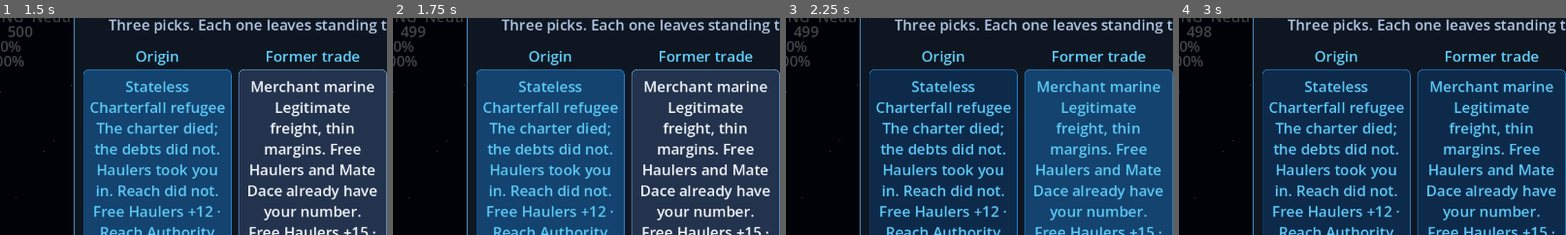
Above: before the commit, frames 1-4 (left to right).
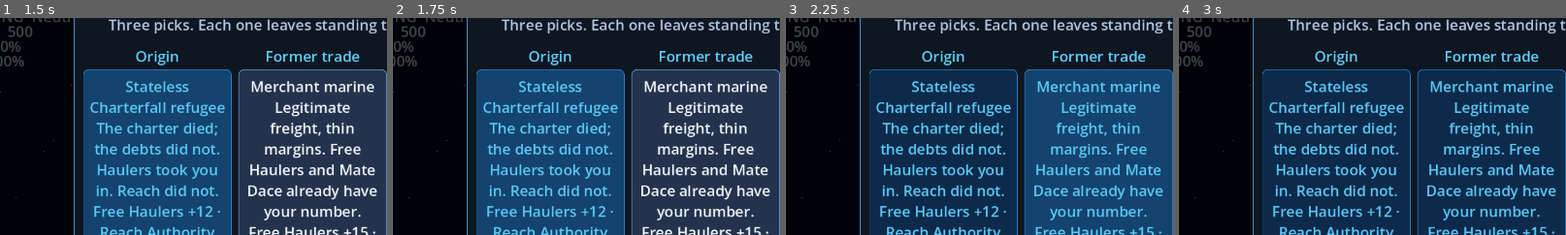
Above: after the commit, the same moments.

Repository: elmillgoa/Draywar-Alpha
Game: Godot game, scene res://src/Main.tscn
Two runs of this game, one before a commit and one after it. Both use one fixed random seed, a clock stepped at 60 frames per second and the inputs below.
Inputs:
- Up to frame 1 (1.5 s): click "New Game" at 0.5 s; click "Stateless Charterfall refugee…" at 1.25 s
- Up to frame 2 (1.75 s): no input
- Up to frame 3 (2.25 s): click "Merchant marine Legitimate fr…" at 2 s
- Up to frame 4 (3 s): click "Cancelled charter Authority s…" at 2.75 s
The pictures show only the part of the screen within x 9-59%, y 17-67%; the shares and areas given below are measured in that part.

Frame 1 is identical in both runs. In frame 2, less than 0.1% of the frame differs, in the area x 2-9%, y 3-9%; in frame 3, less than 0.1%; in frame 4, less than 0.1%.

Commit message:
REPAIR-8: making a captain no longer costs the captain money
Audit PT-2, and the pre-career half of PT-10. The world clock ran behind
the character-creation screen and life support billed 1 credit for every
second of it (measured 0.99/s at the shipping window), so a player who
read the three cards the screen asks them to read was poorer for reading
them, and Confirm restored nothing - careers were seen starting at 0.

Implements Elliot's written decision of 2026-08-07
(DECISION_creation-screen-clock.md), both answers as ruled.

Question 2, option B - the clock keeps running, the wallet is exempt.
WorldClock._tick_wallet_upkeep gains a third condition alongside its
existing two: no upkeep while the opening is live. Market, job board and
security keep ticking, so the world still ages behind the dialog; the
tree is not frozen. The window opens on on_new_game_requested and closes
on on_annexation_continue_requested, on_life_path_cancel_requested or
on_continue_requested - EventBus only, no new signal, no new autoload.

Question 1, option B - Confirm tops up, and only ever up. New
WalletService.top_up_to_starting_floor() raises credits to
BalanceEconomy.STARTING_CREDITS when the wallet is below it and never
subtracts. No second tunable: STARTING_CREDITS stays the only figure.
CareerStart.apply calls it first, before any mark can open the Free
Haulers loan, so the debt card's "+400 credits, owe 480" lands on top of
the floor rather than being wiped by it - the ordering hazard the memo
called out. src/Main.gd is untouched and still 999 lines, under the
1000-line gate.

Nothing new is persisted. The exemption is session state; the floor only
moves credits, which the wallet already saves. The pause-menu drain
(#46) stays its own job and is not touched here.

tests/test_repair8_career_start_credits.gd - 9 tests, including the two
the definition of done names: a simulated minute on the creation screen
then Confirm holds 500, and the debt mark after a drained screen ends on
900 with 480 owed. Break-proved three ways: clock guard removed (440 vs
500), floor removed (810 vs 900), floor applied as a hard set after the
loan (500 vs 900 - the exact ordering bug the memo predicted).

Suite 106/106 scripts, 933/933 tests. lint.ps1: all 9 gates pass.

Co-Authored-By: Claude Opus 5 <noreply@anthropic.com>

Diff:
--- a/src/data/CareerStart.gd
+++ b/src/data/CareerStart.gd
@@ -77,6 +77,7 @@
 static func apply(
 	picked_origin: StringName, picked_trade: StringName, picked_mark: StringName, wallet: Node
 ) -> void:
+	_ensure_career_credit_floor(wallet)
 	_apply_option(picked_origin, BalanceStanding.LIFE_PATH_AXIS_ORIGIN, wallet)
 	_apply_option(picked_trade, BalanceStanding.LIFE_PATH_AXIS_TRADE, wallet)
 	_apply_option(picked_mark, BalanceStanding.LIFE_PATH_AXIS_MARK, wallet)
@@ -86,6 +87,17 @@
 ## Display name for a stored path option id (empty if unset / unknown).
 static func option_display_name(option_id: StringName) -> String:
 	return CareerPathState.option_display_name(option_id)
+
+
+## Job 8 / PT-2: a career opens on at least BalanceEconomy.STARTING_CREDITS.
+## Runs first, before any option is applied, so the debt mark's +400 lands on
+## top of the floor instead of the floor landing on top of the loan. Wallet may
+## be null (no mark opens debt), which is a silent no-op — the loud error for a
+## missing wallet stays with the debt path that actually needs one.
+static func _ensure_career_credit_floor(wallet: Node) -> void:
+	if wallet == null or not wallet.has_method(&"top_up_to_starting_floor"):
+		return
+	wallet.call(&"top_up_to_starting_floor")
 
 
 ## Load and apply a single life-path option by content id.
--- a/src/data/balance/BalanceTelemetry.gd
+++ b/src/data/balance/BalanceTelemetry.gd
@@ -76,6 +76,9 @@
 const REASON_OPS_HAUL_PAY: StringName = &"ops_haul_pay"
 ## Emergency tow out of a dry tank (Job 10). Charge is capped by what is held.
 const REASON_TOW: StringName = &"tow"
+## Career-start floor top-up (Job 8 / PT-2). Only ever a positive grant, and
+## only when Confirm found the wallet below BalanceEconomy.STARTING_CREDITS.
+const REASON_CAREER_START_FLOOR: StringName = &"career_start_floor"
 
 # --- Detail dictionary keys (StringName) --------------------------------------
 
--- a/src/systems/time/WorldClock.gd
+++ b/src/systems/time/WorldClock.gd
@@ -12,6 +12,10 @@
 ##
 ## EventBus.on_world_time_advanced fires only on public bulk advance_* (not
 ## every frame — no per-frame bus traffic).
+##
+## PT-2: the clock keeps running through the opening (market, board and security
+## still age behind the create screen) but the wallet is exempt from life-support
+## upkeep until the career exists — see `_career_pending`.
 
 ## Elapsed game time in seconds since career start / last reset.
 var _elapsed_seconds: float = 0.0
@@ -20,6 +24,12 @@
 var _sub_callbacks: Array[Callable] = []
 ## > 0 while inside public advance_seconds / advance_hours (bulk path).
 var _bulk_depth: int = 0
+## True from the New Game button until the opening beat ends (annexation
+## continue) or is cancelled. Elliot's 2026-08-07 decision, question 2 option B:
+## life support may not bill a captain whose career does not exist yet. Session
+## state only — never saved, and `reset()` deliberately leaves it alone because
+## Main resets services in the same frame the opening starts.
+var _career_pending: bool = false
 
 
 func _ready() -> void:
@@ -29,6 +39,13 @@
 	set_process(true)
 	ServiceRegistry.register_resettable(reset)
 	register_category_subscriber(BalanceWorldClock.CATEGORY_WALLET_UPKEEP, _tick_wallet_upkeep)
+	EventBus.on_new_game_requested.connect(_on_career_opening_started)
+	EventBus.on_annexation_continue_requested.connect(_on_career_opening_ended)
+	EventBus.on_life_path_cancel_requested.connect(_on_career_opening_ended)
+	# Continue never opens the create screen, so this only ever clears a flag an
+	# abandoned opening left standing — a stuck exemption would mean free life
+	# support for the rest of the session.
+	EventBus.on_continue_requested.connect(_on_career_opening_ended)
 
 
 func _process(delta: float) -> void:
@@ -135,11 +152,25 @@
 			callback.call(delta_seconds)
 
 
+## The opening began (New Game). Upkeep is suspended until it ends.
+func _on_career_opening_started() -> void:
+	_career_pending = true
+
+
+## The opening ended — confirmed through annexation, cancelled, or replaced by a
+## load. Life support starts billing again from here.
+func _on_career_opening_ended() -> void:
+	_career_pending = false
+
+
 ## Wallet life-support upkeep on the world clock (E3.1 moved off PlayerShip).
 ## Live frames only drain while a player ship is in the tree so bare wallet unit
 ## tests that await frames are not taxed. Bulk advance_* always runs this path
 ## when a wallet exists (jump away-time, multi-frame equivalence tests).
+## Third guard (PT-2): no upkeep at all while the career is still being made.
 func _tick_wallet_upkeep(delta_seconds: float) -> void:
+	if _career_pending:
+		return
 	var tree: SceneTree = get_tree()
 	if tree == null:
 		return
--- a/src/systems/wallet/WalletService.gd
+++ b/src/systems/wallet/WalletService.gd
@@ -97,6 +97,25 @@
 	if amount <= 0:
 		return true
 	return _credits >= amount
+
+
+## Career-start floor (Job 8 / PT-2 — Elliot's 2026-08-07 decision, question 1
+## option B). Raise credits to BalanceEconomy.STARTING_CREDITS when the wallet
+## sits below it; never subtract. Because it is a floor and not a hard set it
+## cannot wipe the Free Haulers loan (or any later credit grant) whatever order
+## it runs in — but CareerStart still applies it before any mark opens debt.
+## Reuses STARTING_CREDITS: the concept is "the floor a career starts on", not a
+## second starting balance. Returns credits granted (0 when already at/above).
+func top_up_to_starting_floor() -> int:
+	var floor_credits: int = BalanceEconomy.STARTING_CREDITS
+	if floor_credits <= 0 or _credits >= floor_credits:
+		return 0
+	var granted: int = floor_credits - _credits
+	_set_credits(floor_credits)
+	# The part-credit of upkeep run up before the career existed dies with it.
+	_upkeep_debt = 0.0
+	_emit_money(BalanceTelemetry.REASON_CAREER_START_FLOOR, granted)
+	return granted
 
 
 ## Spend credits if affordable. Returns true on success.
--- /dev/null
+++ b/tests/test_repair8_career_start_credits.gd
@@ -0,0 +1,224 @@
+extends GutTest
+
+## Job 8 (audit PT-2, and the pre-career half of PT-10) — making a captain must
+## not cost the captain money.
+##
+## External audit baseline ee17eab5: the world clock ran behind the
+## character-creation screen and life support billed 1 credit per second of it,
+## measured at 0.99 credits/s on the shipping 1152x648 window. A player who read
+## the three cards was poorer for reading them, and Confirm restored nothing —
+## careers were observed starting at 0 credits.
+##
+## Implements Elliot's written decision (2026-08-07,
+## `Draywar Review/DECISION_creation-screen-clock.md`):
+##   Q1 option B — Confirm tops credits up to BalanceEconomy.STARTING_CREDITS
+##     only when below it, and never subtracts, so it cannot wipe the debt
+##     mark's +400 whatever order it runs in.
+##   Q2 option B — the clock keeps running (market, board and security still
+##     age behind the dialog) but the wallet is exempt from upkeep until the
+##     career exists.
+## The pause-menu half of PT-10 (#46) is deliberately NOT touched here.
+##
+## Simulated screen time uses WorldClock.advance_seconds: the same
+## _tick_wallet_upkeep path a live frame takes, and a stricter one — the bulk
+## path skips the "is a player ship in the tree" guard that the live path
+## applies, so nothing here can pass by accident of an empty scene.
+
+## A minute spent reading the three cards.
+const CREATION_SCREEN_SECONDS: float = 60.0
+## Short run used to prove upkeep is billing again after the opening ends.
+const RESUMED_SECONDS: float = 10.0
+## The drain the audit measured before Confirm (~90 credits at 1 credit/s).
+## Applied through the wallet's own upkeep API because the clock no longer
+## produces it — the floor must still catch a wallet that arrives low by any
+## route, including the pause-menu drain that is still someone else's job.
+const MEASURED_PRE_CAREER_DRAIN_SECONDS: float = 90.0
+## A wallet that reaches Confirm richer than the floor. Must be left alone.
+const RICH_WALLET_CREDITS: int = 1200
+
+var _category_seconds: float = 0.0
+
+
+func before_each() -> void:
+	TimeScale.set_combat_lock(false)
+	TimeScale.reset()
+	WorldClockHelpers.reset_clock()
+	StandingService.reset_to_defaults()
+	CareerStart.reset()
+	_category_seconds = 0.0
+
+
+func after_each() -> void:
+	# Never leave the exemption standing: it is an autoload flag, so a test that
+	# opened the creation screen and did not close it would hand every later
+	# upkeep test free life support.
+	EventBus.on_annexation_continue_requested.emit()
+	TimeScale.set_combat_lock(false)
+	TimeScale.reset()
+	WorldClockHelpers.reset_clock()
+	StandingService.reset_to_defaults()
+	CareerStart.reset()
+
+
+## Q2: a minute on the creation screen costs nothing.
+func test_reading_the_life_path_cards_costs_no_credits() -> void:
+	var wallet: WalletService = _fresh_wallet()
+	EventBus.on_new_game_requested.emit()
+
+	WorldClock.advance_seconds(CREATION_SCREEN_SECONDS)
+
+	assert_eq(
+		wallet.credits(),
+		BalanceEconomy.STARTING_CREDITS,
+		"life support may not bill a career that does not exist yet"
+	)
+
+
+## Q2: exempt the wallet, not the world. The clock is not frozen.
+func test_the_world_still_ages_behind_the_creation_screen() -> void:
+	var wallet: WalletService = _fresh_wallet()
+	EventBus.on_new_game_requested.emit()
+	WorldClock.register_category_subscriber(BalanceWorldClock.CATEGORY_MARKET, _count_category)
+
+	WorldClock.advance_seconds(CREATION_SCREEN_SECONDS)
+	WorldClock.unregister_category_subscriber(BalanceWorldClock.CATEGORY_MARKET, _count_category)
+
+	assert_almost_eq(
+		WorldClock.elapsed_seconds(), CREATION_SCREEN_SECONDS, 0.001, "world time must keep running"
+	)
+	assert_almost_eq(
+		_category_seconds,
+		CREATION_SCREEN_SECONDS,
+		0.001,
+		"market/board/security subscribers must still tick during the opening"
+	)
+	assert_eq(wallet.credits(), BalanceEconomy.STARTING_CREDITS)
+
+
+## Definition of done, test 1: sit on the creation screen for a simulated
+## minute, press Confirm, and hold the guaranteed balance.
+func test_confirm_after_a_minute_on_the_creation_screen_starts_at_the_floor() -> void:
+	var wallet: WalletService = _fresh_wallet()
+	EventBus.on_new_game_requested.emit()
+	WorldClock.advance_seconds(CREATION_SCREEN_SECONDS)
+
+	CareerStart.apply_default(wallet)
+
+	assert_eq(
+		wallet.credits(),
+		BalanceEconomy.STARTING_CREDITS,
+		"Confirm must guarantee the starting balance"
+	)
+	assert_eq(_owed(wallet), 0, "a clean mark opens no debt")
+
+
+## Definition of done, test 2 — the ordering test. The debt mark is the only
+## card in the game that promises a credit figure ("+400 credits, owe 480"). A
+## floor applied as a hard set, or applied after the loan, would swallow it.
+func test_debt_mark_confirm_pays_the_floor_plus_the_full_loan() -> void:
+	var wallet: WalletService = _fresh_wallet()
+	EventBus.on_new_game_requested.emit()
+	# Arrive at Confirm poor, the way the audit found the player arriving.
+	wallet.tick_upkeep(MEASURED_PRE_CAREER_DRAIN_SECONDS, false)
+	assert_lt(
+		wallet.credits(),
+		BalanceEconomy.STARTING_CREDITS,
+		"setup: wallet must start below the floor"
+	)
+
+	CareerStart.apply(
+		BalanceStanding.LIFE_PATH_DEFAULT_ORIGIN,
+		BalanceStanding.LIFE_PATH_DEFAULT_TRADE,
+		&"mark_debt",
+		wallet
+	)
+
+	assert_eq(
+		wallet.credits(),
+		BalanceEconomy.STARTING_CREDITS + BalanceEconomy.LOAN_PRINCIPAL,
+		"the loan's +400 must land on top of the floor, not instead of it"
+	)
+	assert_eq(_owed(wallet), BalanceEconomy.LOAN_REPAY_TOTAL, "the 480 is still owed")
+
+
+## Q1: a floor, not a set. A wallet above STARTING_CREDITS keeps what it has.
+func test_confirm_never_subtracts_from_a_wallet_above_the_floor() -> void:
+	var wallet: WalletService = _fresh_wallet()
+	wallet.set_credits(RICH_WALLET_CREDITS)
+	EventBus.on_new_game_requested.emit()
+	WorldClock.advance_seconds(CREATION_SCREEN_SECONDS)
+
+	CareerStart.apply_default(wallet)
+
+	assert_eq(wallet.credits(), RICH_WALLET_CREDITS, "the floor may only ever raise the balance")
+
+
+## The floor is a grant, so the money log must see it (S2 telemetry).
+func test_floor_top_up_reports_the_credits_it_granted() -> void:
+	var wallet: WalletService = _fresh_wallet()
+	wallet.set_credits(0)
+
+	var granted: int = wallet.top_up_to_starting_floor()
+
+	assert_eq(granted, BalanceEconomy.STARTING_CREDITS)
+	assert_eq(wallet.credits(), BalanceEconomy.STARTING_CREDITS)
+	assert_eq(wallet.top_up_to_starting_floor(), 0, "a second call is a no-op")
+
+
+## The exemption is not sticky: once the opening beat is dismissed, life support
+## bills again exactly as before.
+func test_upkeep_resumes_once_the_opening_beat_is_over() -> void:
+	var wallet: WalletService = _fresh_wallet()
+	EventBus.on_new_game_requested.emit()
+	EventBus.on_annexation_continue_requested.emit()
+
+	WorldClock.advance_seconds(RESUMED_SECONDS)
+
+	assert_eq(wallet.credits(), BalanceEconomy.STARTING_CREDITS - _upkeep_for(RESUMED_SECONDS))
+
+
+## Cancelling out of creation ends the exemption too — otherwise New Game then
+## Back would leave life support switched off for the rest of the session.
+func test_cancelling_creation_ends_the_exemption() -> void:
+	var wallet: WalletService = _fresh_wallet()
+	EventBus.on_new_game_requested.emit()
+	EventBus.on_life_path_cancel_requested.emit()
+
+	WorldClock.advance_seconds(RESUMED_SECONDS)
+
+	assert_eq(wallet.credits(), BalanceEconomy.STARTING_CREDITS - _upkeep_for(RESUMED_SECONDS))
+
+
+## Continue loads a career that already exists, so it is never exempt.
+func test_continuing_a_saved_career_ends_the_exemption() -> void:
+	var wallet: WalletService = _fresh_wallet()
+	EventBus.on_new_game_requested.emit()
+	EventBus.on_continue_requested.emit()
+
+	WorldClock.advance_seconds(RESUMED_SECONDS)
+
+	assert_eq(wallet.credits(), BalanceEconomy.STARTING_CREDITS - _upkeep_for(RESUMED_SECONDS))
+
+
+func _fresh_wallet() -> WalletService:
+	var wallet: WalletService = WalletService.new()
+	add_child_autofree(wallet)
+	wallet.reset()
+	return wallet
+
+
+func _count_category(delta_seconds: float) -> void:
+	_category_seconds += delta_seconds
+
+
+func _upkeep_for(seconds: float) -> int:
+	return int(floorf(BalanceEconomy.UPKEEP_CREDITS_PER_SECOND * seconds))
+
+
+func _owed(wallet: WalletService) -> int:
+	var state: Dictionary = wallet.debt_state()
+	var raw: Variant = state[&"owed"]
+	if typeof(raw) != TYPE_INT:
+		return 0
+	var owed: int = raw
+	return owed
Not shown, added: tests/test_repair8_career_start_credits.gd.uid
Not shown, changed: docs/events.md
Not shown, changed: docs/state.md
